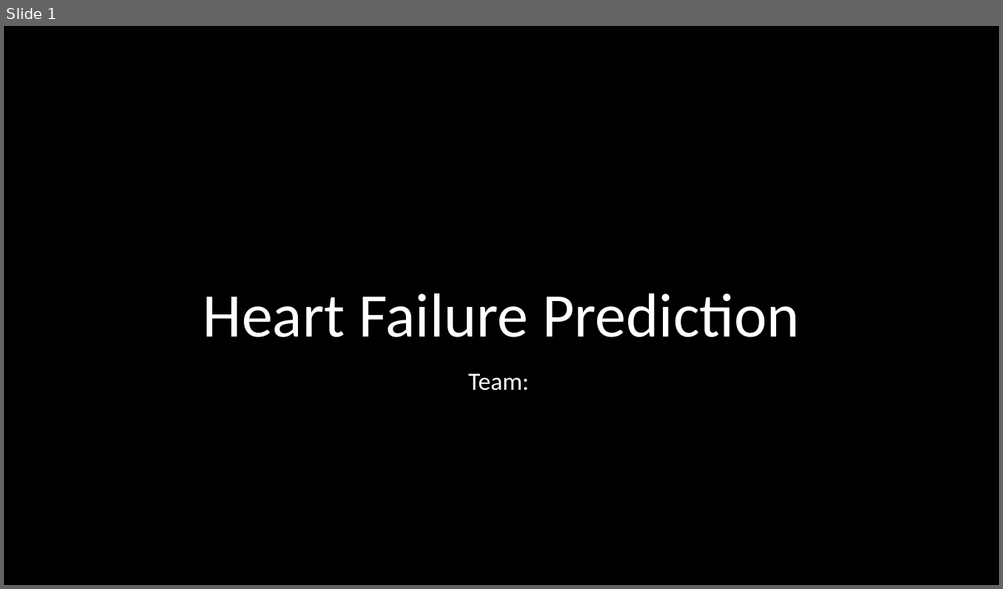
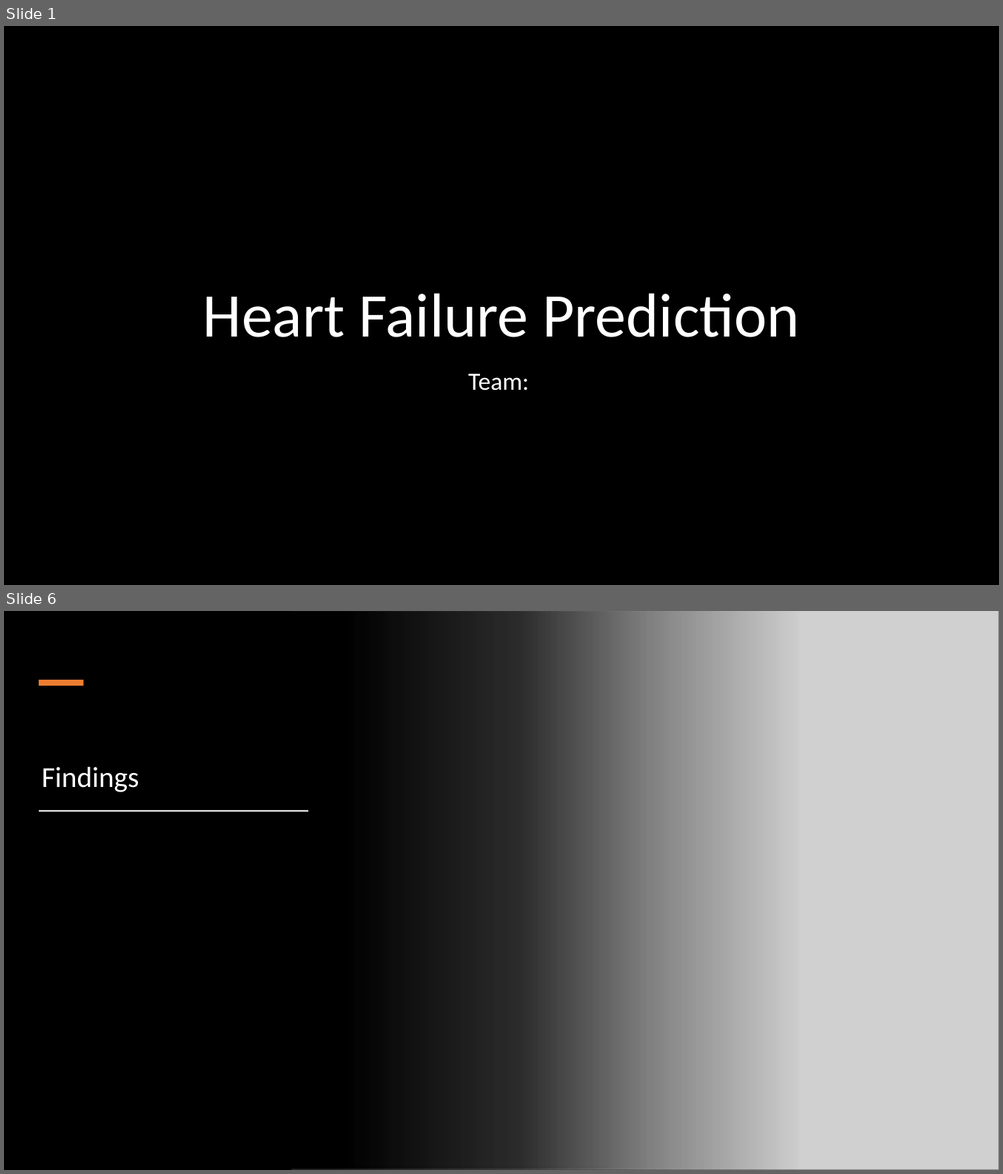
Before and after one commit to Ramyals-web/Heart-Failure---Final-Project, a slide deck: heart.pptx. Shown one above the other, each under a label of ours: slide 1 before the commit, slides 1 and 6 after it; the slides between them are not shown. The pictures are 1003x589 and 1003x1174 pixels, drawn with LibreOffice and Linux fonts; fonts in the diff are those of the drawing; grey boxes stand for pictures; background and template pictures are left out. Boxes give left, top, right and bottom in pixels: in the first picture for what was removed or moved away, otherwise in the second. Text is boxed around its words. In the diff, an @@ line names an element or a change of style, - is before the commit and + after.

```diff
--- a/heart.pptx
+++ b/heart.pptx
@@ slide 6 added at box(4, 611, 999, 1170), background #000000 @@
@@ rectangle added at box(4, 611, 800, 1170), fill gradient #000000 @@
@@ picture added at box(291, 611, 999, 1170) @@
@@ rectangle added at box(38, 680, 83, 686), fill #ED7D31 @@
@@ title added at box(42, 766, 139, 792), 28 pt, text #FFFFFF @@
+Findings
@@ rectangle added at box(39, 810, 308, 812), fill #FFFFFF @@
```
Also in this commit, not shown: 3 slides changed, 2 other slides added, 1 slide removed, 10 other files.
